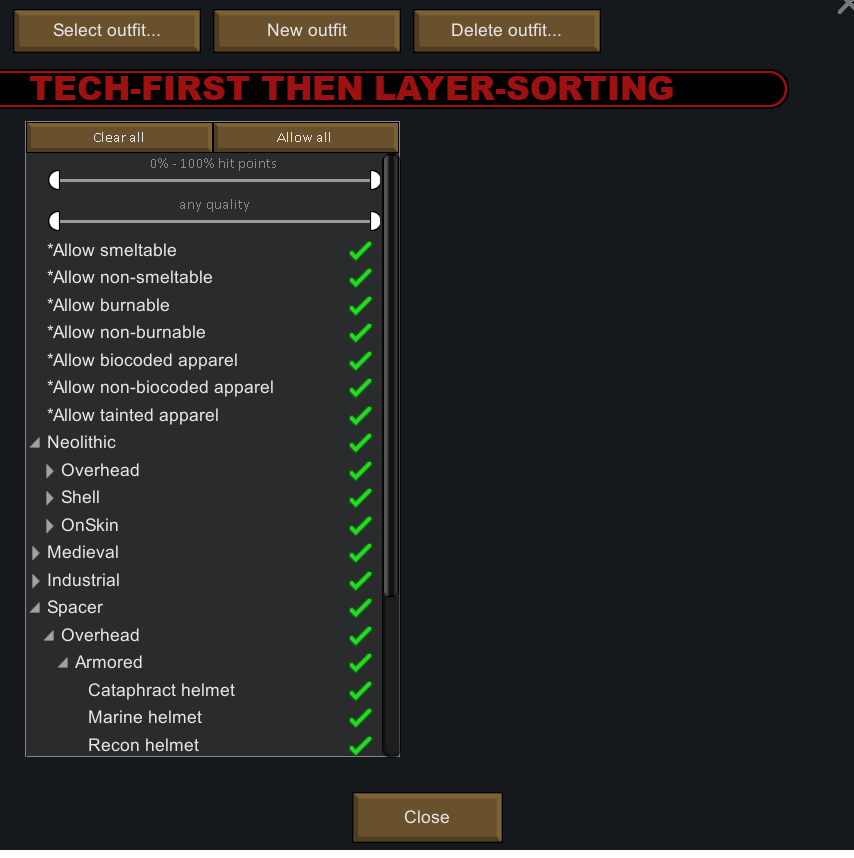
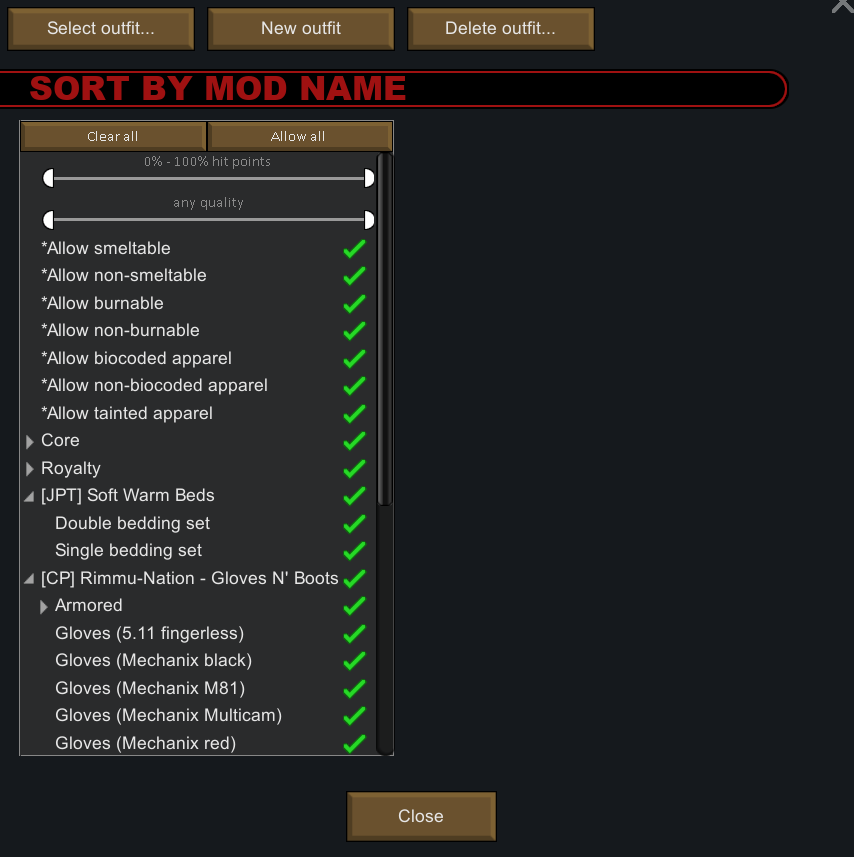
Layer changes from the first w=854, h=858 image to the second:
added layer "SORT BY MOD NAME" above "TECH-FIRST THEN LAYER-SORTING" over [30, 76, 406, 100]
hid "TECH-FIRST THEN LAYER-SORTING" over [29, 76, 673, 100]
added layer "mods.png" above "techfirst.png" over [0, 0, 854, 857]
hid "techfirst.png" over [7, 0, 854, 843]
